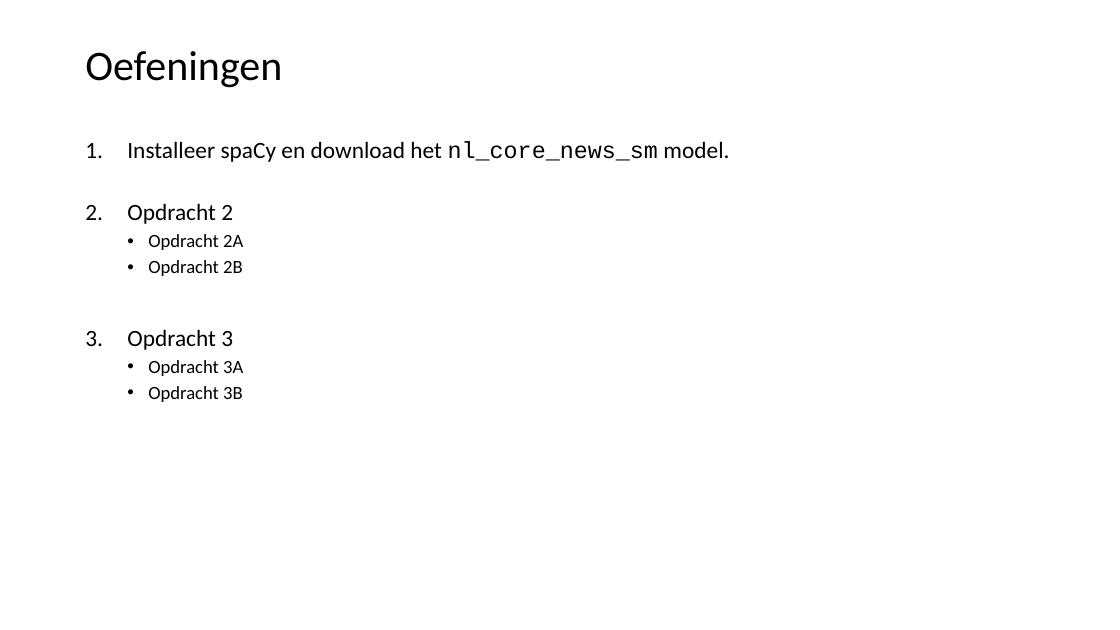
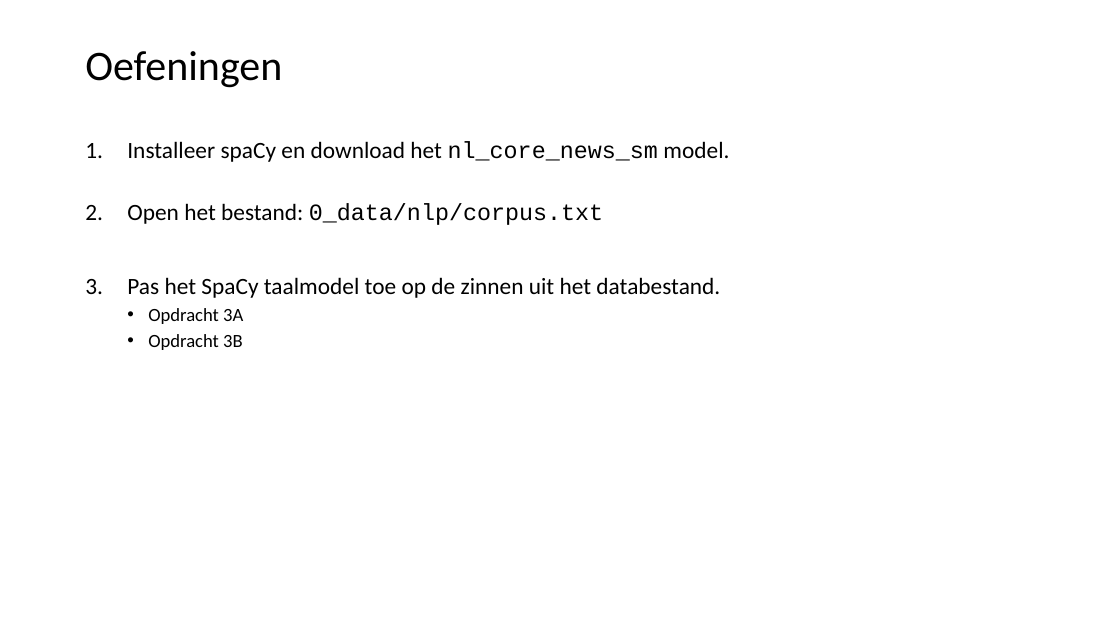
Before and after one commit to LFKoning/knowledge-sharing, a slide deck: slide 31 of python_trainees/5_nlp/python_traineeship_5.pptx (slide 20 before the commit). Drawn at 1120x630 pixels with LibreOffice and Linux fonts; fonts in the diff are those of the drawing. Boxes give left, top, right and bottom in pixels: in the first picture for what was removed or moved away, otherwise in the second. Text is boxed around its words. In the diff, an @@ line names an element or a change of style, - is before the commit and + after.

```diff
--- a/python_trainees/5_nlp/python_traineeship_5.pptx
+++ b/python_trainees/5_nlp/python_traineeship_5.pptx
@@ text at <box>127,203,720,298</box>: text changed; size 16 to 20 pt @@
-2. Opdracht 2
-  • Opdracht 2A
-  • Opdracht 2B
-3. Opdracht 3
+2. Open het bestand: 0_data/nlp/corpus.txt
+3. Pas het SpaCy taalmodel toe op de zinnen uit het databestand.
```
Also in this commit, not shown: 18 other slides changed, 2 slides removed, 1 other file.
